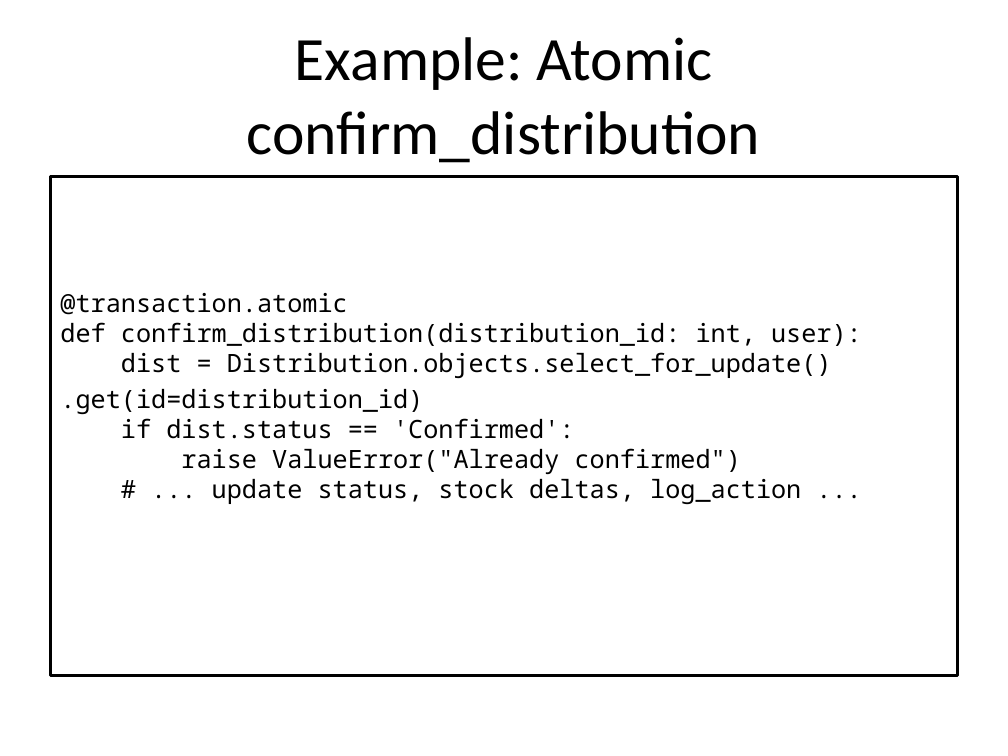
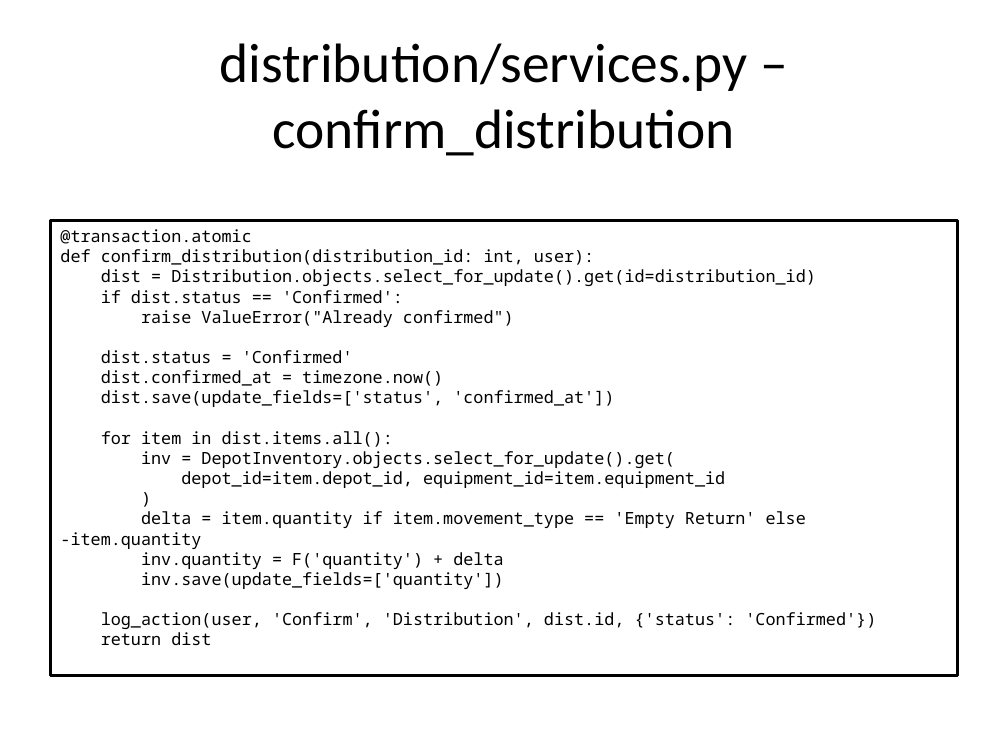
Before and after one commit to seanwhs/ScratchPad, a slide deck: slide 22 of Project-Refill/HSH_LPG_Backend_Walkthrough_Jan2026.pptx (slide 11 before the commit). Drawn at 1008x756 pixels with LibreOffice and Linux fonts; fonts in the diff are those of the drawing. Boxes give left, top, right and bottom in pixels: in the first picture for what was removed or moved away, otherwise in the second. Text is boxed around its words. In the diff, an @@ line names an element or a change of style, - is before the commit and + after.

```diff
--- a/Project-Refill/HSH_LPG_Backend_Walkthrough_Jan2026.pptx
+++ b/Project-Refill/HSH_LPG_Backend_Walkthrough_Jan2026.pptx
@@ title at bbox=[219, 43, 747, 156]: text changed; size 44 to 39.6 pt @@
-Example: Atomic confirm_distribution
+distribution/services.py – confirm_distribution
@@ text "@transaction.atomic def confirm_distribution(distribution_id ...": place and size @@
-text "@transaction.atomic def confirm_distribution(distribution_id ..." at bbox=[50, 176, 958, 675]
+text "@transaction.atomic def confirm_distribution(distribution_id ..." at bbox=[50, 221, 958, 675]
@@ text at bbox=[60, 229, 876, 645]: text changed; size 18 to 12 pt @@
-@transaction.atomic
-def confirm_distribution(distribution_id: int, user):
-dist = Distribution.objects.select_for_update()
-.get(id=distribution_id)
-if dist.status == 'Confirmed':
-raise ValueError("Already confirmed")
-# ... update status, stock deltas, log_action ...
+@transaction.atomic
+def confirm_distribution(distribution_id: int, user):
+dist = Distribution.objects.select_for_update().get(id=distribution_id)
+if dist.status == 'Confirmed':
+raise ValueError("Already confirmed")
+dist.status = 'Confirmed'
+dist.confirmed_at = timezone.now()
+dist.save(update_fields=['status', 'confirmed_at'])
+for item in dist.items.all():
+inv = DepotInventory.objects.select_for_update().get(
+depot_id=item.depot_id, equipment_id=item.equipment_id
+)
+delta = item.quantity if item.movement_type == 'Empty Return' else -item.quantity
+inv.quantity = F('quantity') + delta
+inv.save(update_fields=['quantity'])
+log_action(user, 'Confirm', 'Distribution', dist.id, {'status': 'Confirmed'})
+return dist
```
Also in this commit, not shown: 10 other slides changed, 16 slides added.
